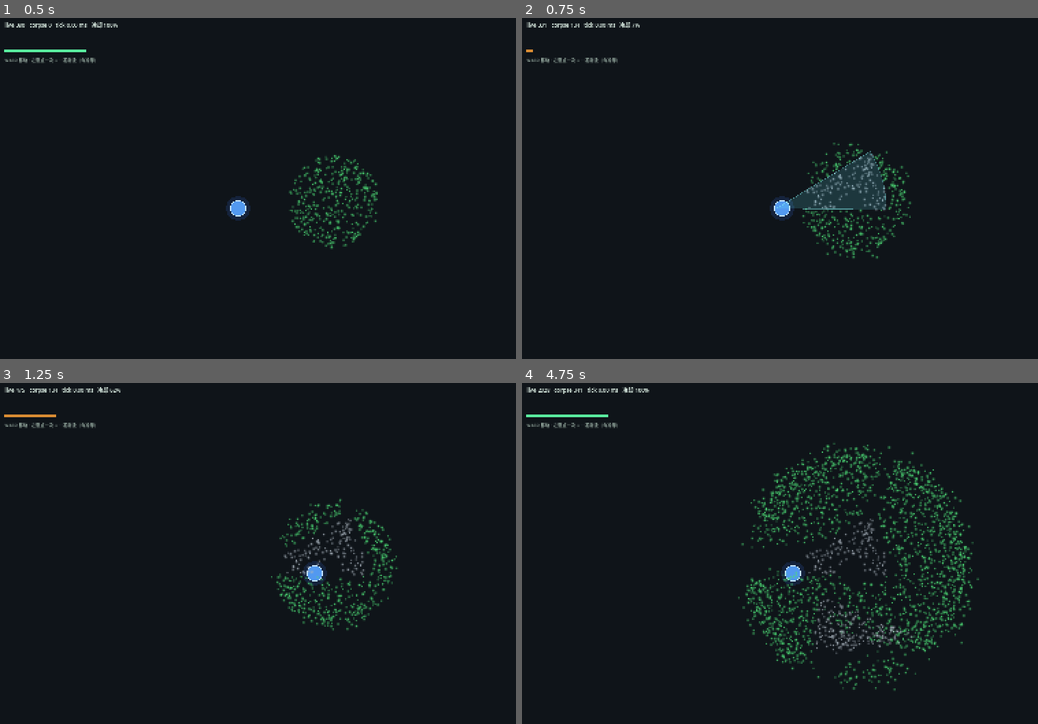
Above: before the commit, frames 1-4 (two rows, left to right).
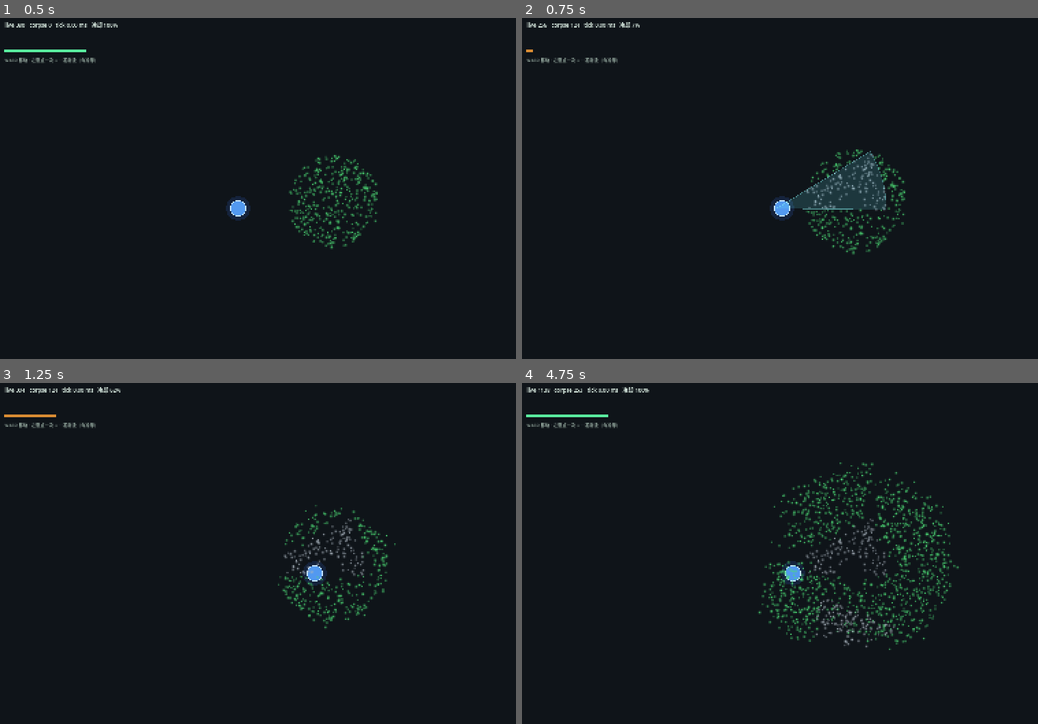
Above: after the commit, the same moments.

Repository: yanyanzi620/gamecreation
Game: Godot game, scene res://scenes/demo/particle_demo.tscn
Two runs of this game, one before a commit and one after it. Both use one fixed random seed, a clock stepped at 60 frames per second and the inputs below. This scene is started directly instead of the project's main scene.
Inputs (mouse positions are in pixels of both pictures, inside the frame that each line leads up to):
- Up to frame 1 (0.5 s): no input
- Up to frame 2 (0.75 s): tap Enter at 0.5 s; move the mouse to (914, 171) at 0.52 s; hold D from 0.53 s (still down); tap P at 0.6 s; click (914, 171) at 0.67 s
- Up to frame 3 (1.25 s): keep holding D; tap Space at 0.77 s
- Up to frame 4 (4.75 s): move the mouse to (687, 570) at 1.27 s; release D at 1.28 s; hold S 1.28-2.03 s; tap N at 1.35 s; tap Space at 1.52, 3.02, 3.77, 4.52 s; move the mouse to (847, 478) at 2.02 s; hold D 2.03-2.78 s; tap R at 2.1 s; move the mouse to (764, 621) at 2.77 s; hold W 2.78-3.53 s; tap Tab at 2.85 s; click (764, 621) at 2.92 s; move the mouse to (960, 604) at 3.52 s; hold A from 3.53 s (still down); tap B at 3.6 s; move the mouse to (630, 502) at 4.27 s; tap V at 4.35 s

Frame 1 is identical in both runs. In frame 2, 0.6% of the frame differs, in the area x 3-76%, y 1-71%; in frame 3, 0.8%; in frame 4, 7.0%, in the area x 3-89%, y 1-91%.

Commit message:
feat(M1-T2): hole refill via 8-neighbour probe, drop lifetime quota

Diff:
--- a/scripts/demo/particle_demo.gd
+++ b/scripts/demo/particle_demo.gd
@@ -62,16 +62,20 @@
 
 
 func _sequence() -> void:
-	await get_tree().create_timer(2.5).timeout
-	_fire(Vector2(1120.0, 520.0))
-	await get_tree().create_timer(0.95).timeout
-	_fire(Vector2(1040.0, 440.0))
-	await get_tree().create_timer(0.20).timeout
+	await get_tree().create_timer(2.0).timeout
+	_fire(Vector2(1080.0, 520.0))
+	await get_tree().create_timer(0.25).timeout
+	_save("res://shot_a.png")
+	await get_tree().create_timer(5.0).timeout
+	_save("res://shot_b.png")
+	get_tree().quit()
+
+
+func _save(path: String) -> void:
 	var img := get_viewport().get_texture().get_image()
-	var p := ProjectSettings.globalize_path("res://shot_demo.png")
+	var p := ProjectSettings.globalize_path(path)
 	img.save_png(p)
 	print("[SHOT] ", p)
-	get_tree().quit()
 
 
 func _fire(target: Vector2) -> int:
--- a/scripts/world/virus_population.gd
+++ b/scripts/world/virus_population.gd
@@ -1,6 +1,7 @@
 extends Node2D
 # M1-T2 原型：粒子种群病毒
-#   扩散 = 复制（父粒子配额 + 冷却 + 30 单位粗格封顶）
+#   扩散 = 复制（冷却 + 30 单位粗格封顶；无终身配额）
+#   方向 = 朝最空的邻格生长：前沿外推 + 缺口回填
 #   边界 = 密度前沿（不存 48 半径 / 200 点路径）
 #   消除 = 命中区域内的 live 转 corpse，原地留尸，30 秒衰减
 #
@@ -10,8 +11,8 @@
 #   · 渲染走单个 MultiMesh，1 次 draw call
 #   · 复制不做邻域查询，只查一格占用计数（O(1)）
 
-const MAX_LIVE := 2200
-const MAX_CORPSE := 900
+const MAX_LIVE := 4200
+const MAX_CORPSE := 1200
 const TOTAL := MAX_LIVE + MAX_CORPSE
 
 const CELL := 30.0
@@ -23,11 +24,12 @@
 const R_MAX := 8.0
 const QUOTA_ROOT := 4
 const QUOTA_CHILD := 2
-const COOL_MIN := 0.55
-const COOL_MAX := 1.15
+const COOL_MIN := 1.00
+const COOL_MAX := 2.00
 const SPAWN_D_MIN := 16.0
 const SPAWN_D_MAX := 30.0
 const SPAWN_ARC := 60.0
+const PROBE_DIST := 30.0
 const YOUNG_SEC := 2.0
 const DRIFT_SPEED := 24.0
 const CORPSE_LIFE := 30.0
@@ -240,7 +242,7 @@
 					_py[i] += oy / l * DRIFT_SPEED * dt
 					_write_slot(i)
 			_pcool[i] -= dt
-			if _pquota[i] > 0 and _pcool[i] <= 0.0:
+			if _pcool[i] <= 0.0:
 				_replicate(i)
 		else:
 			_plife[i] -= dt
@@ -257,17 +259,41 @@
 func _replicate(i: int) -> void:
 	if _n_live >= MAX_LIVE:
 		return
-	var c := _origins[_pvid[i]]
-	var bx := _px[i] - c.x
-	var by := _py[i] - c.y
-	var base := atan2(by, bx)
-	var ang := base + deg_to_rad(_rng.randf_range(-SPAWN_ARC, SPAWN_ARC))
+
+	# 八邻格探测：朝"最空的邻格"繁殖。
+	# 前沿的邻格是空的 -> 向外推；咬出的缺口邻格也是空的 -> 向内填。
+	var best_dir := Vector2.ZERO
+	var best_cnt := 1 << 20
+	var found := false
+	for k in range(8):
+		var ang := TAU * float(k) / 8.0
+		var dx := cos(ang)
+		var dy := sin(ang)
+		var tx := _px[i] + dx * PROBE_DIST
+		var ty := _py[i] + dy * PROBE_DIST
+		if tx < ARENA_PAD or tx > ARENA_W - ARENA_PAD or ty < ARENA_PAD or ty > ARENA_H - ARENA_PAD:
+			continue
+		var c := _cell_count(tx, ty)
+		if c < best_cnt:
+			best_cnt = c
+			best_dir = Vector2(dx, dy)
+			found = true
+		elif c == best_cnt and _rng.randf() < 0.5:
+			best_dir = Vector2(dx, dy)
+
+	if not found or best_cnt >= CELL_CAP:
+		# 周围满了只是"暂时没地方"，不能注销配额：
+		# 邻格被射流打空之后，这个粒子必须还能往缺口里生。
+		_pcool[i] = _rng.randf_range(COOL_MIN, COOL_MAX)
+		return
+
+	var jitter := deg_to_rad(_rng.randf_range(-12.0, 12.0))
+	var nd := best_dir.rotated(jitter)
 	var dist := _rng.randf_range(SPAWN_D_MIN, SPAWN_D_MAX)
-	var nx := _px[i] + cos(ang) * dist
-	var ny := _py[i] + sin(ang) * dist
-
+	var nx := _px[i] + nd.x * dist
+	var ny := _py[i] + nd.y * dist
 	if nx < ARENA_PAD or nx > ARENA_W - ARENA_PAD or ny < ARENA_PAD or ny > ARENA_H - ARENA_PAD:
-		_pquota[i] = 0
+		_pcool[i] = _rng.randf_range(COOL_MIN, COOL_MAX)
 		return
 	if _cell_count(nx, ny) >= CELL_CAP:
 		_pcool[i] = _rng.randf_range(COOL_MIN, COOL_MAX)
@@ -275,7 +301,6 @@
 
 	_spawn(nx, ny, _rng.randf_range(R_MIN, R_MAX), 0, QUOTA_CHILD, _pvid[i],
 		0.0, _rng.randf_range(COOL_MIN, COOL_MAX))
-	_pquota[i] = maxi(0, _pquota[i] - 1)
 	_pcool[i] = _rng.randf_range(COOL_MIN, COOL_MAX)
 
 
